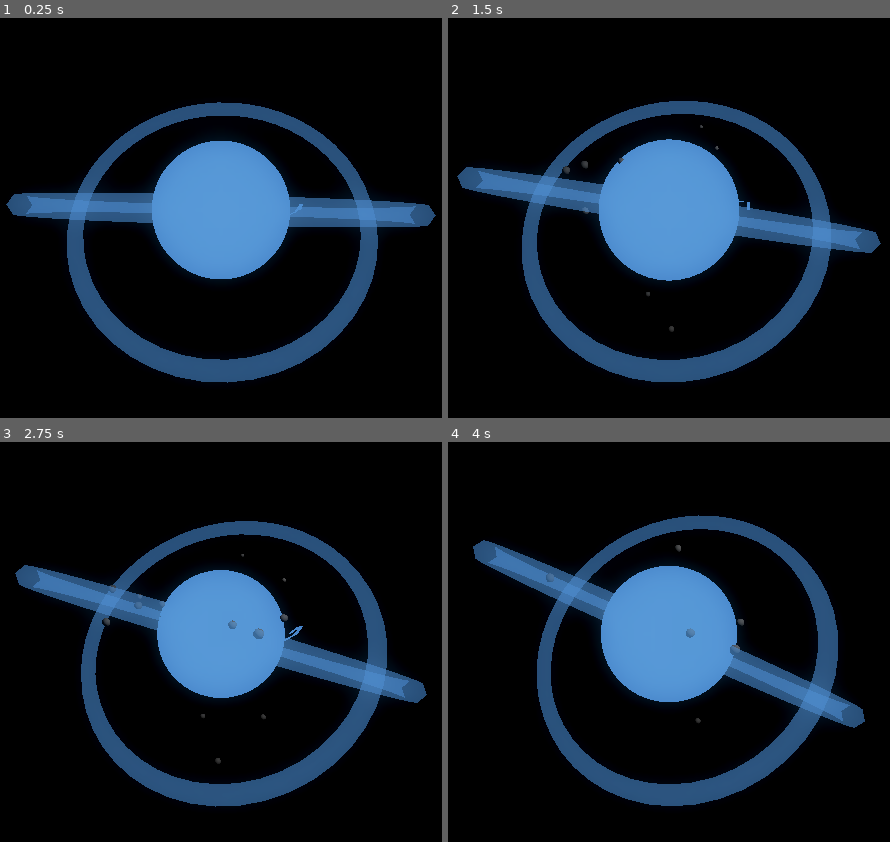
Above: before the commit, frames 1-4 (two rows, left to right).
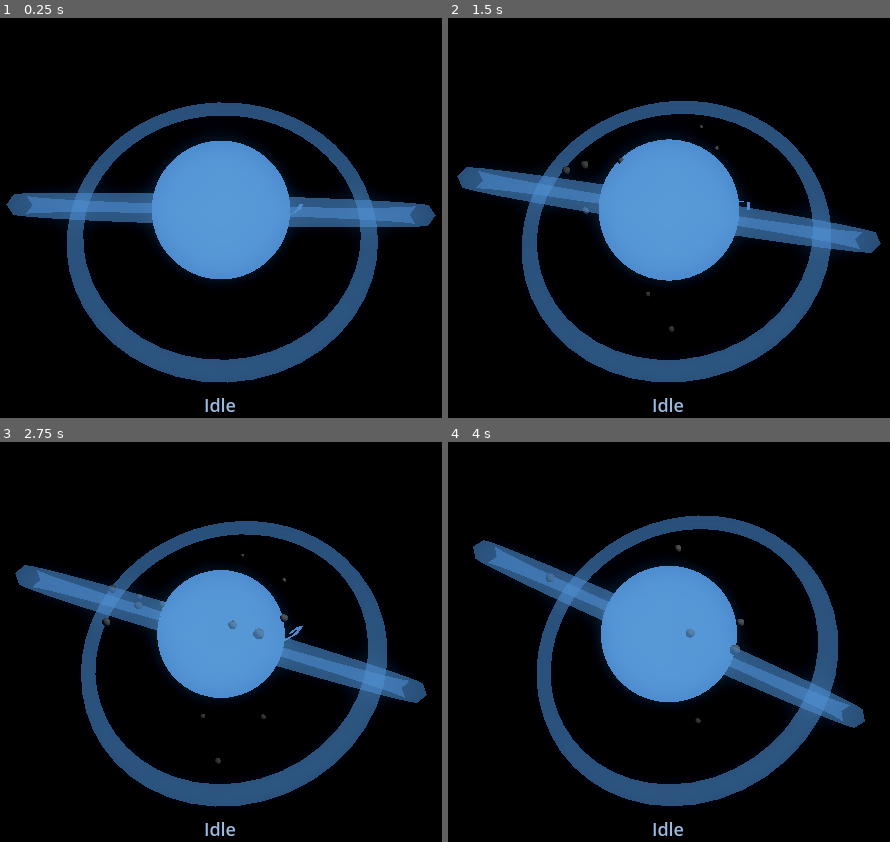
Above: after the commit, the same moments.

Repository: OppiRah/jairus-voice-assistant
Game: Godot game, scene res://orb_scene.tscn
The game is run twice, just before and just after one commit, with the same random seed, the same clock (stepped at 60 frames per second) and the same inputs.
Inputs:
- Up to frame 1 (0.25 s): no input
- Up to frame 2 (1.5 s): no input
- Up to frame 3 (2.75 s): no input
- Up to frame 4 (4 s): no input

The runs differ from the first frame. In frame 1, 0.1% of the frame differs, in the area x 46-54%, y 95-99%; in frame 2, 0.1%; in frame 3, 0.1%; in frame 4, 0.1%.

Commit message:
Orb activity text overlay — shows real current-activity text from the bridge, no fake multi-step UI.
Co-Authored-By: Claude Sonnet 5 <noreply@anthropic.com>
Claude-Session: https://claude.ai/code/session_0196esfdyBdf7Yz3EnSK4RrM

Diff:
--- a/src/jairus/interfaces/renderer/godot_project/orb_controller.gd
+++ b/src/jairus/interfaces/renderer/godot_project/orb_controller.gd
@@ -19,6 +19,13 @@
 ## STATE_PROFILES fields (ring_speed/ring_opacity/arc_intensity/
 ## arc_frequency), same table, same discipline as the pulse/particle/glow
 ## fields already there.
+##
+## Activity text overlay: a screen-space Label (orb_scene.tscn's UI
+## CanvasLayer) shows the bridge's real "activity" string verbatim -- no
+## new checklist/confirm-cancel UI, that remains out of scope until real
+## backend data for it exists. Text fades out/swaps/fades in via a Tween
+## rather than cutting instantly, and is tinted from the same _current_color
+## driving the rest of the orb (brightened toward white for legibility).
 
 const WS_URL := "ws://localhost:8767"
 
@@ -62,6 +69,16 @@
 const ARC_ROTATION_SPEED := 0.35  # rad/s, both arcs rotate at this fixed rate regardless of state (only visibility/brightness vary per state)
 const ARC_FLICKER_THRESHOLD := 0.3  # sin(...) must exceed this to be visible -- higher = rarer/shorter flashes at a given frequency
 const ARC_EMISSION_ENERGY := 4.0  # baseline HDR multiplier for arc material, independent of the core's EMISSION_ENERGY
+
+# Activity text overlay: shows the real "activity" string the bridge sends
+# (assistant_state.py's _current_activity, defaulting to "Idle" -- matched
+# here so both renderers agree on the idle default). No new palette: the
+# label is tinted by the same lerped _current_color driving the rest of the
+# orb, just blended toward white so it stays legible against a dark or
+# transparent desktop background (a raw state color like OFFLINE's
+# near-gray would otherwise be too dim to read).
+const ACTIVITY_TEXT_BRIGHTEN := 0.45  # lerp weight toward Color.WHITE
+const ACTIVITY_FADE_SECONDS := 0.25   # each half of the fade-out/swap/fade-in transition
 
 # One row per real AssistantStatus value -- every value that makes a
 # state FEEL different, not just a different color, lives here as a
@@ -163,6 +180,7 @@
 @onready var ring_b: MeshInstance3D = $RingB
 @onready var arc_a: MeshInstance3D = $ArcA
 @onready var arc_b: MeshInstance3D = $ArcB
+@onready var activity_label: Label = $UI/ActivityLabel
 
 var _socket := WebSocketPeer.new()
 var _connected_once := false
@@ -178,6 +196,8 @@
 var _ring_material_b: StandardMaterial3D
 var _arc_material_a: StandardMaterial3D
 var _arc_material_b: StandardMaterial3D
+var _current_activity := "Idle"  # matches ActivityLabel's own .tscn default text
+var _activity_tween: Tween
 
 
 func _ready() -> void:
@@ -309,6 +329,8 @@
 	_update_rings(delta, profile)
 	_update_arcs(delta, profile)
 
+	activity_label.add_theme_color_override("font_color", _current_color.lerp(Color.WHITE, ACTIVITY_TEXT_BRIGHTEN))
+
 
 func _update_rings(delta: float, profile: Dictionary) -> void:
 	var ring_speed: float = profile["ring_speed"]
@@ -414,7 +436,26 @@
 	_target_color = STATE_PROFILES[new_state]["color"]
 	_level = clamp(float(data.get("level", 0.0)), 0.0, 1.0)
 
+	var new_activity: String = data.get("activity", "Idle")
+	if new_activity != _current_activity:
+		print("[orb_controller] activity changed: '%s' -> '%s'" % [_current_activity, new_activity])
+		_current_activity = new_activity
+		_set_activity_text(new_activity)
+
 
 func _apply_color(color: Color) -> void:
 	_material.albedo_color = color
 	_material.emission = color
+
+
+## Swaps the activity label's text with a brief fade-out/swap/fade-in
+## instead of an instant hard cut, using the engine's own Tween (no new
+## animation system). Kills any tween still running from a rapid prior
+## change so overlapping fades never fight over the label's alpha.
+func _set_activity_text(new_text: String) -> void:
+	if _activity_tween:
+		_activity_tween.kill()
+	_activity_tween = create_tween()
+	_activity_tween.tween_property(activity_label, "modulate:a", 0.0, ACTIVITY_FADE_SECONDS)
+	_activity_tween.tween_callback(activity_label.set_text.bind(new_text))
+	_activity_tween.tween_property(activity_label, "modulate:a", 1.0, ACTIVITY_FADE_SECONDS)
--- a/src/jairus/interfaces/renderer/godot_project/orb_scene.tscn
+++ b/src/jairus/interfaces/renderer/godot_project/orb_scene.tscn
@@ -82,3 +82,27 @@
 [node name="ArcA" type="MeshInstance3D" parent="."]
 
 [node name="ArcB" type="MeshInstance3D" parent="."]
+
+[node name="UI" type="CanvasLayer" parent="."]
+
+[node name="ActivityLabel" type="Label" parent="UI"]
+anchors_preset = 12
+anchor_left = 0.0
+anchor_top = 1.0
+anchor_right = 1.0
+anchor_bottom = 1.0
+offset_left = 16.0
+offset_top = -70.0
+offset_right = -16.0
+offset_bottom = -20.0
+grow_horizontal = 2
+grow_vertical = 0
+theme_override_colors/font_shadow_color = Color(0, 0, 0, 0.9)
+theme_override_constants/shadow_offset_x = 1
+theme_override_constants/shadow_offset_y = 1
+theme_override_constants/shadow_outline_size = 4
+theme_override_font_sizes/font_size = 18
+text = "Idle"
+horizontal_alignment = 1
+vertical_alignment = 1
+autowrap_mode = 3
